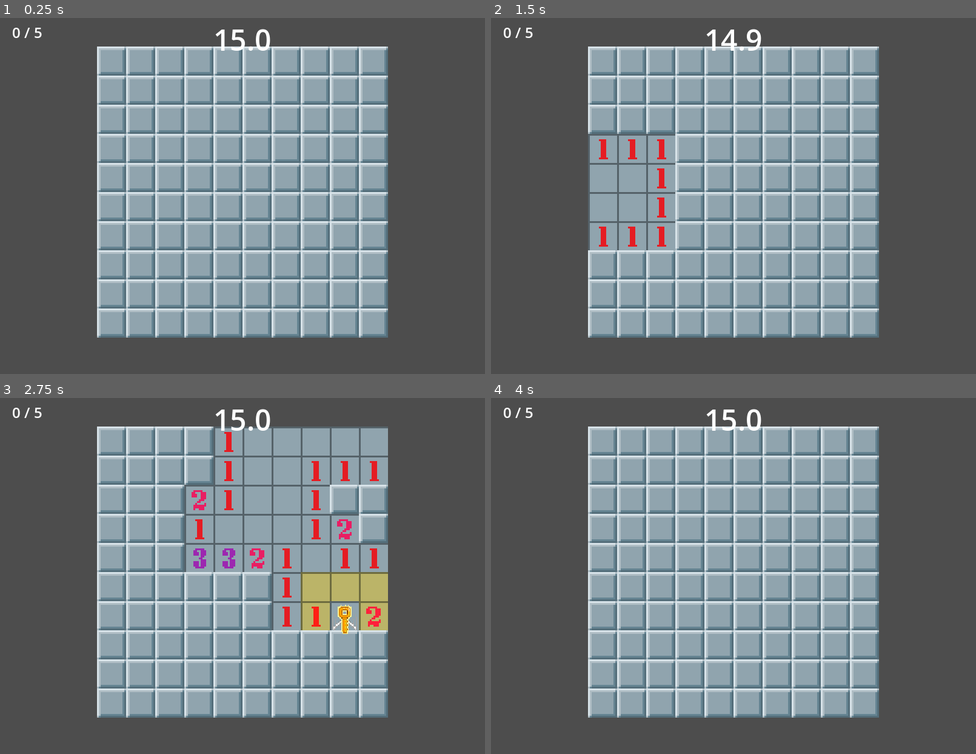
Above: before the commit, frames 1-4 (two rows, left to right).
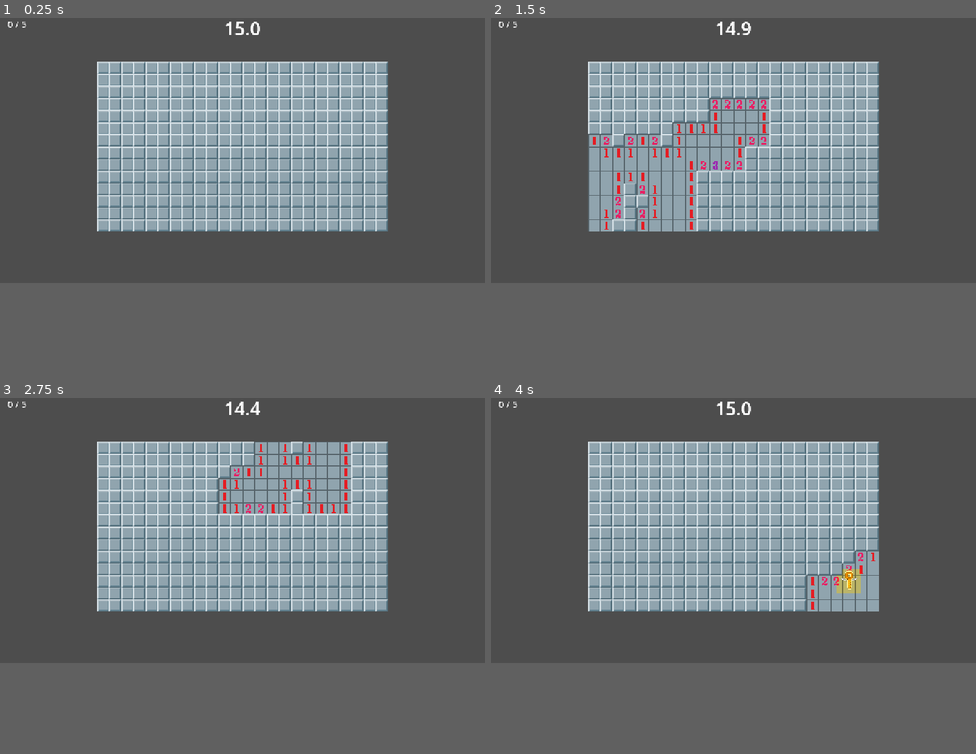
Above: after the commit, the same moments.

Repository: heliosalesjr/MSDD
Game: Godot game, scene res://main.tscn
The game is run twice, just before and just after one commit, with the same random seed, the same clock (stepped at 60 frames per second) and the same inputs.
Inputs (mouse positions are in pixels of both pictures, inside the frame that each line leads up to):
- Up to frame 1 (0.25 s): no input
- Up to frame 2 (1.5 s): tap Enter at 0.5 s; move the mouse to (840, 174) at 0.52 s; tap R at 0.6, 1.35 s; click (840, 174) at 0.67 s; move the mouse to (636, 210) at 1.27 s; click (636, 210) at 1.42 s
- Up to frame 3 (2.75 s): move the mouse to (291, 490) at 2.02 s; tap R at 2.1 s; click (291, 490) at 2.17 s
- Up to frame 4 (4 s): move the mouse to (709, 643) at 2.77 s; tap R at 2.85, 3.6 s; click (709, 643) at 2.92 s; move the mouse to (879, 625) at 3.52 s; click (879, 625) at 3.67 s
In our replay, the window is 800x600 before the commit and 800x450 after it. These sizes can differ from the game's own. Grey fills any space a smaller window leaves; there, only what the larger window draws over its background counts as a difference.

The runs differ from the first frame. In frame 1, 38% of the frame differs, in the area x 1-80%, y 1-90%; in frame 2, 37%; in frame 3, 37%; in frame 4, 38%.

Commit message:
a bigger grid

Diff:
--- a/msdd/main.gd
+++ b/msdd/main.gd
@@ -1,16 +1,18 @@
 extends Node2D
 
-const GRID_SIZE := 10
+const GRID_WIDTH := 24
+const GRID_HEIGHT := 14
 const TILE_SIZE := 16
-const SCALE_FACTOR := 3
+const SCALE_FACTOR := 2
 const CELL_PX := TILE_SIZE * SCALE_FACTOR
-const BOMB_COUNT := 15
+const BOMB_COUNT := 50
 
 const KEY_SHEET := preload("res://assets/minesweeper_tiles/KeyFly-Sheet.png")
 const KEY_FRAME_SIZE := 64
 const KEY_FRAME_COUNT := 4
 const KEY_ANIMATION_FPS := 6.0
 const KEY_POINTS := 100
+const KEY_SCALE := 1.5
 
 const TIME_LIMIT := 15.0
 const ADVANCE_DELAY := 1.0
@@ -52,9 +54,9 @@
 	_reset_run()
 
 func _build_grid() -> void:
-	for y in GRID_SIZE:
+	for y in GRID_HEIGHT:
 		var row: Array = []
-		for x in GRID_SIZE:
+		for x in GRID_WIDTH:
 			var t := Tile.new()
 			t.grid_pos = Vector2i(x, y)
 			t.position = Vector2(x, y) * CELL_PX
@@ -76,7 +78,7 @@
 	key_sprite = AnimatedSprite2D.new()
 	key_sprite.sprite_frames = frames
 	key_sprite.animation = "default"
-	key_sprite.scale = Vector2.ONE * (SCALE_FACTOR * 0.5)
+	key_sprite.scale = Vector2.ONE * KEY_SCALE
 	key_sprite.visible = false
 	key_sprite.z_index = 1
 	add_child(key_sprite)
@@ -132,8 +134,8 @@
 
 func _center_grid() -> void:
 	var viewport_size := get_viewport_rect().size
-	var grid_px := GRID_SIZE * CELL_PX
-	base_position = ((viewport_size - Vector2(grid_px, grid_px)) * 0.5).floor()
+	var grid_px := Vector2(GRID_WIDTH, GRID_HEIGHT) * CELL_PX
+	base_position = ((viewport_size - grid_px) * 0.5).floor()
 	position = base_position
 
 func _reset_run() -> void:
@@ -148,7 +150,7 @@
 	game_over = false
 	advancing = false
 	non_bomb_revealed = 0
-	non_bomb_total = GRID_SIZE * GRID_SIZE - BOMB_COUNT
+	non_bomb_total = GRID_WIDTH * GRID_HEIGHT - BOMB_COUNT
 	key_placed = false
 	key_found = false
 	key_sprite.visible = false
@@ -170,8 +172,8 @@
 			safe_zone[safe_center + Vector2i(dx, dy)] = true
 
 	var candidates: Array[Vector2i] = []
-	for y in GRID_SIZE:
-		for x in GRID_SIZE:
+	for y in GRID_HEIGHT:
+		for x in GRID_WIDTH:
 			var p := Vector2i(x, y)
 			if not safe_zone.has(p):
 				candidates.append(p)
@@ -182,8 +184,8 @@
 		var p: Vector2i = candidates[i]
 		tiles[p.y][p.x].is_bomb = true
 
-	for y in GRID_SIZE:
-		for x in GRID_SIZE:
+	for y in GRID_HEIGHT:
+		for x in GRID_WIDTH:
 			if not tiles[y][x].is_bomb:
 				tiles[y][x].adjacent_bombs = _count_adjacent_bombs(x, y)
 
@@ -194,8 +196,8 @@
 			safe_zone[safe_center + Vector2i(dx, dy)] = true
 
 	var candidates: Array[Vector2i] = []
-	for y in GRID_SIZE:
-		for x in GRID_SIZE:
+	for y in GRID_HEIGHT:
+		for x in GRID_WIDTH:
 			var p := Vector2i(x, y)
 			if safe_zone.has(p):
 				continue
@@ -213,20 +215,40 @@
 	candidates.shuffle()
 	key_pos = candidates[0]
 	key_placed = true
-	tiles[key_pos.y][key_pos.x].has_key = true
+	var key_tile: Tile = tiles[key_pos.y][key_pos.x]
+	key_tile.has_key = true
+	key_tile.gold_rect = Rect2(0.0, 0.0, 1.0, 1.0)
 
 	for dy in range(-1, 2):
 		for dx in range(-1, 2):
 			if dx == 0 and dy == 0:
 				continue
 			var np := key_pos + Vector2i(dx, dy)
-			if np.x < 0 or np.x >= GRID_SIZE or np.y < 0 or np.y >= GRID_SIZE:
+			if np.x < 0 or np.x >= GRID_WIDTH or np.y < 0 or np.y >= GRID_HEIGHT:
 				continue
 			var nt: Tile = tiles[np.y][np.x]
-			if not nt.is_bomb:
-				nt.is_gold_adjacent = true
+			if nt.is_bomb:
+				continue
+			nt.gold_rect = _rect_toward(-dx, -dy)
 
 	key_sprite.position = Vector2(key_pos) * CELL_PX + Vector2.ONE * CELL_PX * 0.5
+
+func _rect_toward(tx: int, ty: int) -> Rect2:
+	var rx := 0.0
+	var ry := 0.0
+	var rw := 1.0
+	var rh := 1.0
+	if tx > 0:
+		rx = 0.5
+		rw = 0.5
+	elif tx < 0:
+		rw = 0.5
+	if ty > 0:
+		ry = 0.5
+		rh = 0.5
+	elif ty < 0:
+		rh = 0.5
+	return Rect2(rx, ry, rw, rh)
 
 func _count_adjacent_bombs(cx: int, cy: int) -> int:
 	var n := 0
@@ -236,7 +258,7 @@
 				continue
 			var nx: int = cx + dx
 			var ny: int = cy + dy
-			if nx < 0 or nx >= GRID_SIZE or ny < 0 or ny >= GRID_SIZE:
+			if nx < 0 or nx >= GRID_WIDTH or ny < 0 or ny >= GRID_HEIGHT:
 				continue
 			if tiles[ny][nx].is_bomb:
 				n += 1
@@ -306,7 +328,7 @@
 	var local := to_local(event.position)
 	var gx := int(local.x / CELL_PX)
 	var gy := int(local.y / CELL_PX)
-	if gx < 0 or gx >= GRID_SIZE or gy < 0 or gy >= GRID_SIZE:
+	if gx < 0 or gx >= GRID_WIDTH or gy < 0 or gy >= GRID_HEIGHT:
 		return
 
 	match event.button_index:
@@ -356,7 +378,7 @@
 						continue
 					var nx: int = p.x + dx
 					var ny: int = p.y + dy
-					if nx < 0 or nx >= GRID_SIZE or ny < 0 or ny >= GRID_SIZE:
+					if nx < 0 or nx >= GRID_WIDTH or ny < 0 or ny >= GRID_HEIGHT:
 						continue
 					queue.push_back(Vector2i(nx, ny))
 
--- a/msdd/project.godot
+++ b/msdd/project.godot
@@ -17,8 +17,8 @@
 
 [display]
 
-window/size/viewport_width=800
-window/size/viewport_height=600
+window/size/viewport_width=1280
+window/size/viewport_height=720
 window/stretch/mode="canvas_items"
 window/stretch/aspect="expand"
 
--- a/msdd/tile.gd
+++ b/msdd/tile.gd
@@ -22,17 +22,20 @@
 	preload("res://assets/minesweeper_tiles/revealed_tile_8.png"),
 ]
 
-const GOLD_TINT := Color(1.3, 1.1, 0.6)
+const GOLD_SHADER := preload("res://tile_gold.gdshader")
 
 var state: State = State.HIDDEN
 var grid_pos: Vector2i
 var is_bomb: bool = false
 var adjacent_bombs: int = 0
 var has_key: bool = false
-var is_gold_adjacent: bool = false
+var gold_rect: Rect2 = Rect2()
 
 func _ready() -> void:
 	centered = false
+	var mat := ShaderMaterial.new()
+	mat.shader = GOLD_SHADER
+	material = mat
 	_update_visual()
 
 func reveal() -> bool:
@@ -80,12 +83,13 @@
 	is_bomb = false
 	adjacent_bombs = 0
 	has_key = false
-	is_gold_adjacent = false
+	gold_rect = Rect2()
 	modulate = Color.WHITE
 	_update_visual()
 
 func _update_visual() -> void:
 	modulate = Color.WHITE
+	var effective_gold := Vector4.ZERO
 	match state:
 		State.HIDDEN:
 			texture = TEX_HIDDEN
@@ -100,5 +104,6 @@
 				texture = TEX_REVEALED_EMPTY
 			else:
 				texture = TEX_NUMBERS[adjacent_bombs]
-			if is_gold_adjacent and not is_bomb:
-				modulate = GOLD_TINT
+			if not is_bomb and gold_rect.size.x > 0.0 and gold_rect.size.y > 0.0:
+				effective_gold = Vector4(gold_rect.position.x, gold_rect.position.y, gold_rect.size.x, gold_rect.size.y)
+	(material as ShaderMaterial).set_shader_parameter("gold_rect", effective_gold)
--- /dev/null
+++ b/msdd/tile_gold.gdshader
@@ -0,0 +1,15 @@
+shader_type canvas_item;
+
+uniform vec4 gold_rect = vec4(0.0, 0.0, 0.0, 0.0);
+uniform vec4 gold_tint = vec4(1.3, 1.1, 0.6, 1.0);
+
+void fragment() {
+	vec4 tex = texture(TEXTURE, UV);
+	if (UV.x >= gold_rect.x
+		&& UV.x < gold_rect.x + gold_rect.z
+		&& UV.y >= gold_rect.y
+		&& UV.y < gold_rect.y + gold_rect.w) {
+		tex.rgb *= gold_tint.rgb;
+	}
+	COLOR = tex;
+}
Not shown, added: msdd/tile_gold.gdshader.uid
